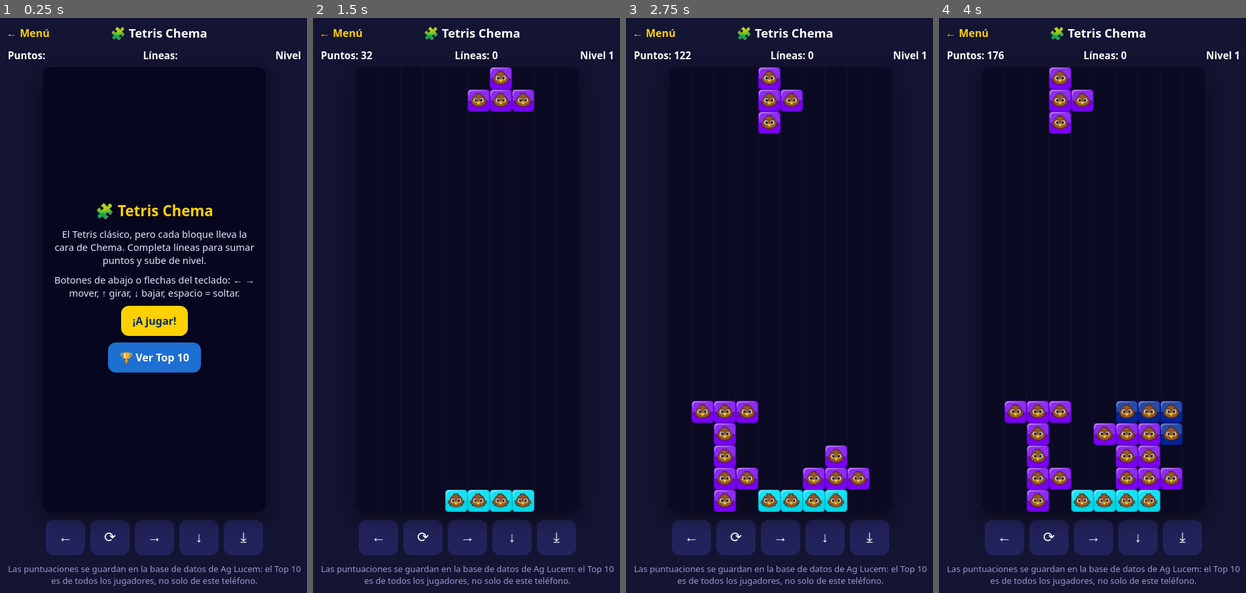
Above: before the commit, frames 1-4 (left to right).
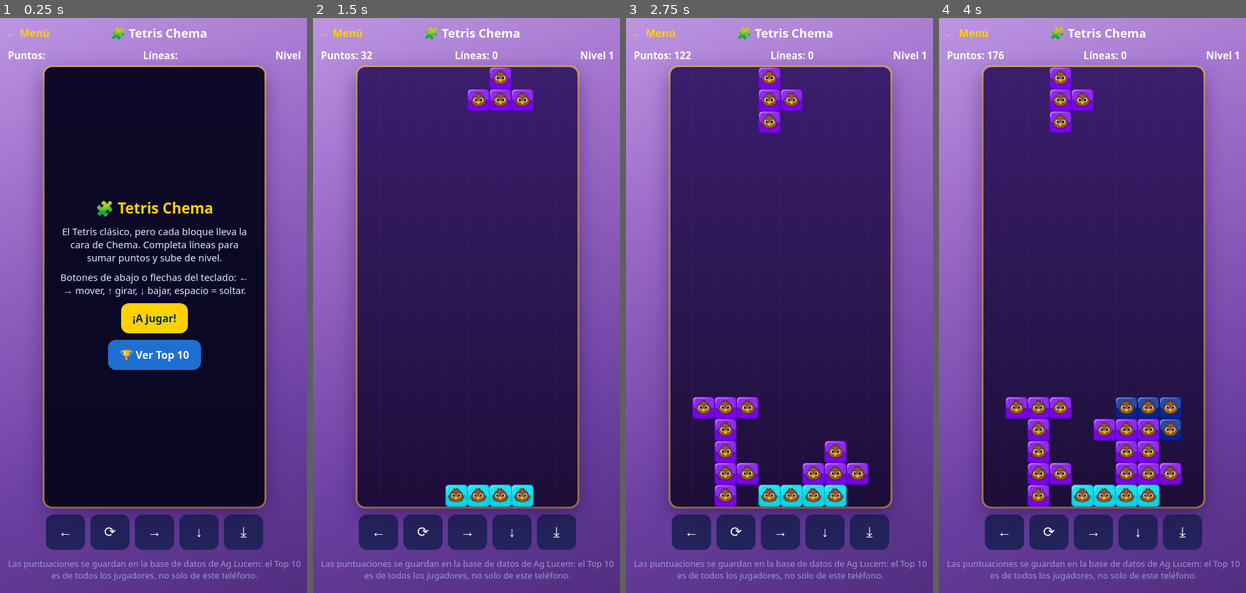
Above: after the commit, the same moments.

Repository: mago-del-caos/minijuegos
Game: browser game, page tetris.html
Two runs of this game, one before a commit and one after it. Both use one fixed random seed, a clock stepped at 60 frames per second and the inputs below.
Inputs (mouse positions are in pixels of both pictures, inside the frame that each line leads up to; where the layout moved, square brackets give the same spot in the first picture):
- Up to frame 1 (0.25 s): no input
- Up to frame 2 (1.5 s): click "¡A jugar!" at 0.27 s; hold Right from 1.03 s (still down); click (466, 328) [466, 334] at 1.07 s; tap Space at 1.1 s
- Up to frame 3 (2.75 s): release Right at 1.53 s; hold Down 1.58-1.85 s; tap Space at 1.6, 2.1, 2.6 s; click (736, 242) at 1.67 s; hold Left 1.9-2.47 s; click (825, 219) [825, 225] at 2.27 s; hold Up from 2.52 s (still down)
- Up to frame 4 (4 s): release Up at 2.82 s; click (1126, 374) [1126, 380] at 2.87 s; hold Right 2.87-3.53 s; tap Space at 3.1, 3.6 s; click (1037, 397) [1037, 403] at 3.47 s; hold Up 3.58-3.82 s; hold Left from 3.87 s (still down)

The runs differ from the first frame. In frame 1, 45% of the frame differs, in the area x 0-100%, y 0-100%; in frame 2, 94%; in frame 3, 94%; in frame 4, 93%.

Commit message:
Add files via upload

Diff:
--- a/tetris.html
+++ b/tetris.html
@@ -6,13 +6,20 @@
 <title>Tetris Chema — Minijuegos</title>
 <style>
     * { margin:0; padding:0; box-sizing:border-box; -webkit-tap-highlight-color:transparent; }
-    body { font-family:'Segoe UI', system-ui, sans-serif; background:#141433; color:#fff; min-height:100dvh; display:flex; flex-direction:column; align-items:center; }
+    body { font-family:'Segoe UI', system-ui, sans-serif; background:
+            radial-gradient(circle at 12% 22%, rgba(255,209,0,.35) 0 5px, transparent 6px),
+            radial-gradient(circle at 86% 14%, rgba(255,77,121,.4) 0 4px, transparent 5px),
+            radial-gradient(circle at 78% 68%, rgba(0,229,255,.3) 0 4px, transparent 5px),
+            radial-gradient(circle at 22% 82%, rgba(255,77,121,.3) 0 5px, transparent 6px),
+            radial-gradient(circle at 55% 40%, rgba(255,255,255,.18) 0 3px, transparent 4px),
+            linear-gradient(160deg, #c9a7eb 0%, #9d6bc9 34%, #6a3fa0 68%, #45246e 100%);
+        background-attachment: fixed; color:#fff; min-height:100dvh; display:flex; flex-direction:column; align-items:center; }
     header { width:100%; max-width:480px; display:flex; align-items:center; gap:10px; padding:10px 14px; }
     header a { color:#FFD100; text-decoration:none; font-weight:800; }
     header h1 { font-size:1.15rem; flex:1; text-align:center; }
     #hud { width:100%; max-width:480px; display:flex; justify-content:space-between; padding:2px 16px 8px; font-weight:800; font-size:.95rem; }
-    #lienzoWrap { position:relative; width:min(92vw, 340px); }
-    canvas { width:100%; display:block; border-radius:12px; background:#0a0a22; box-shadow:0 10px 30px rgba(0,0,0,.5); touch-action:none; }
+    #lienzoWrap { position:relative; width:min(92vw, 340px, calc((100dvh - 215px) / 2)); }
+    canvas { width:100%; display:block; border-radius:12px; background:linear-gradient(180deg, #3b1d6e 0%, #2a1650 55%, #1c0d38 100%); box-shadow:0 10px 30px rgba(40,10,80,.5), 0 0 0 3px rgba(255,209,0,.55); touch-action:none; }
     .panel { position:absolute; inset:0; display:none; flex-direction:column; align-items:center; justify-content:center; gap:10px; background:rgba(6,6,30,.86); border-radius:12px; padding:16px; text-align:center; overflow:auto; }
     .panel.visible { display:flex; }
     .panel h2 { color:#FFD100; font-size:1.4rem; }
